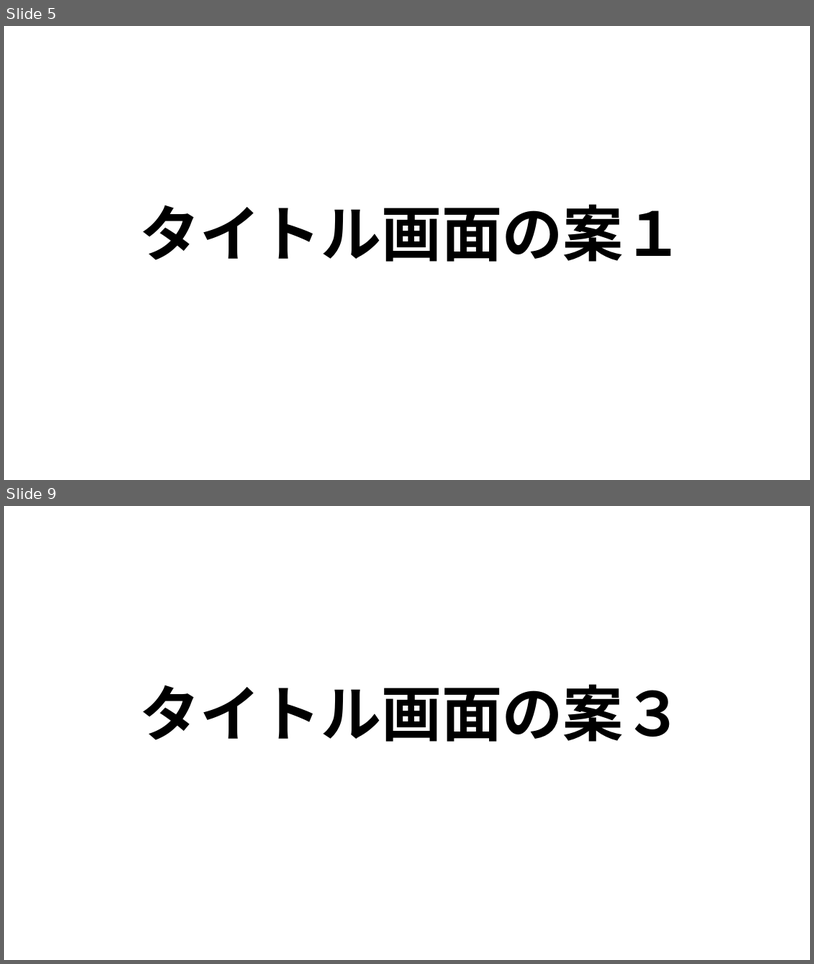
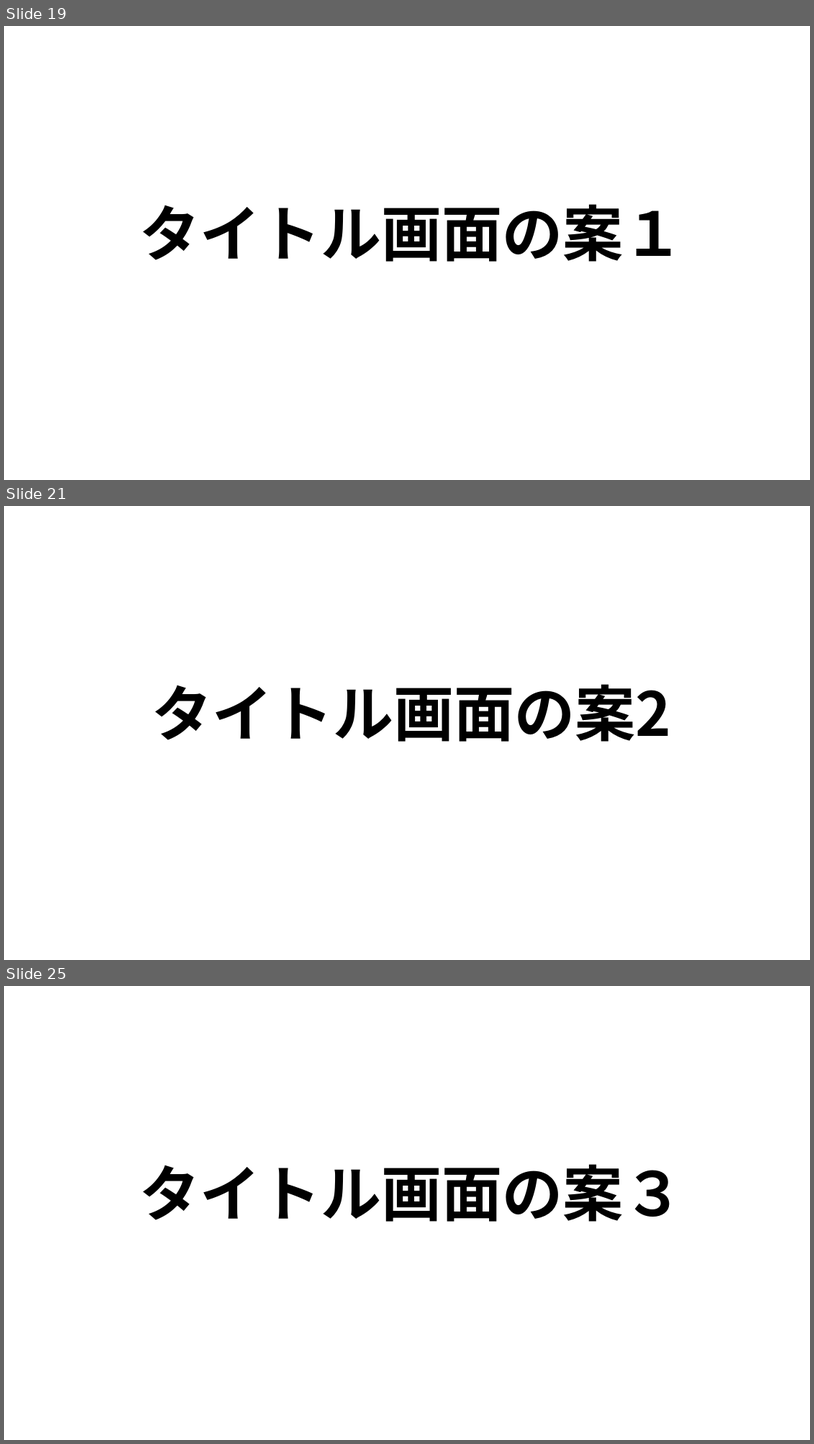
Before and after one commit to MizukiKato0416/sotsugyou_time_kato, a slide deck: 卒業制作_大元タイトル構成.ppsx. Shown one above the other, each under a label of ours: slides 5 and 9 before the commit, slides 19, 21 and 25 after it; the slides between them are not shown. The pictures are 814x964 and 814x1444 pixels, drawn with LibreOffice and Linux fonts; fonts in the diff are those of the drawing. Boxes give left, top, right and bottom in pixels: in the first picture for what was removed or moved away, otherwise in the second. Text is boxed around its words. In the diff, an @@ line names an element or a change of style, - is before the commit and + after.

```diff
--- a/卒業制作_大元タイトル構成.ppsx
+++ b/卒業制作_大元タイトル構成.ppsx
@@ slide 21 added at bbox=[4, 506, 810, 960], background #FFFFFF @@
@@ title added at bbox=[152, 684, 672, 741], 72 pt, text #000000, bold @@
+タイトル画面の案2
@@ what was slide 5 is now slide 19 @@
@@ what was slide 9 is now slide 25 @@
```
Also in this commit, not shown: 11 slides changed, 9 other slides added.
